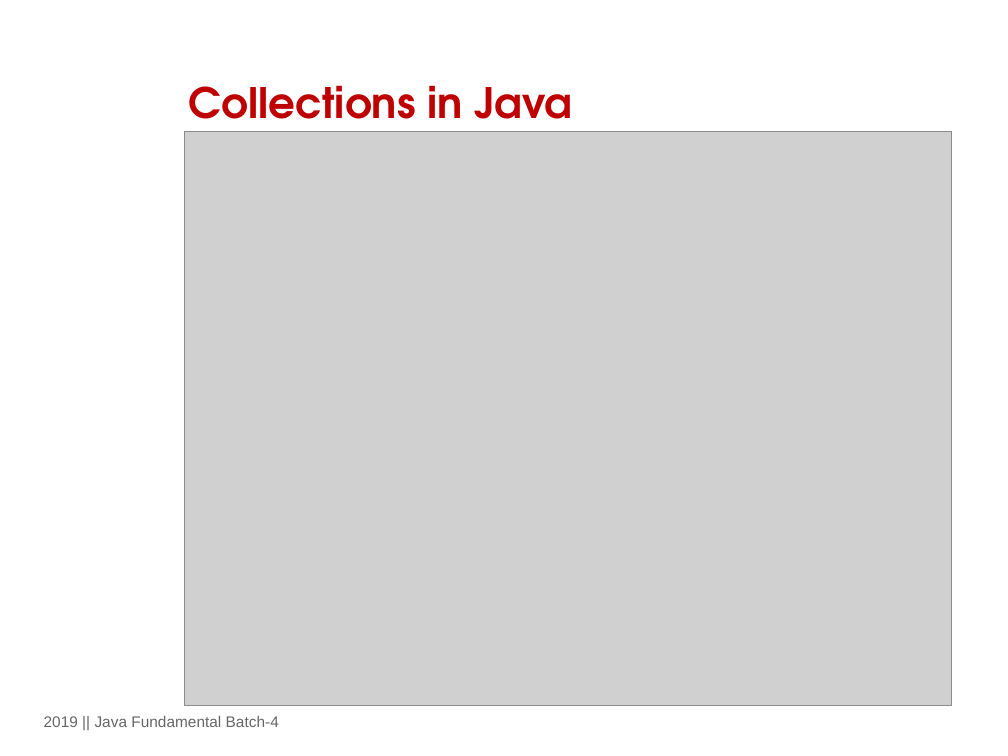
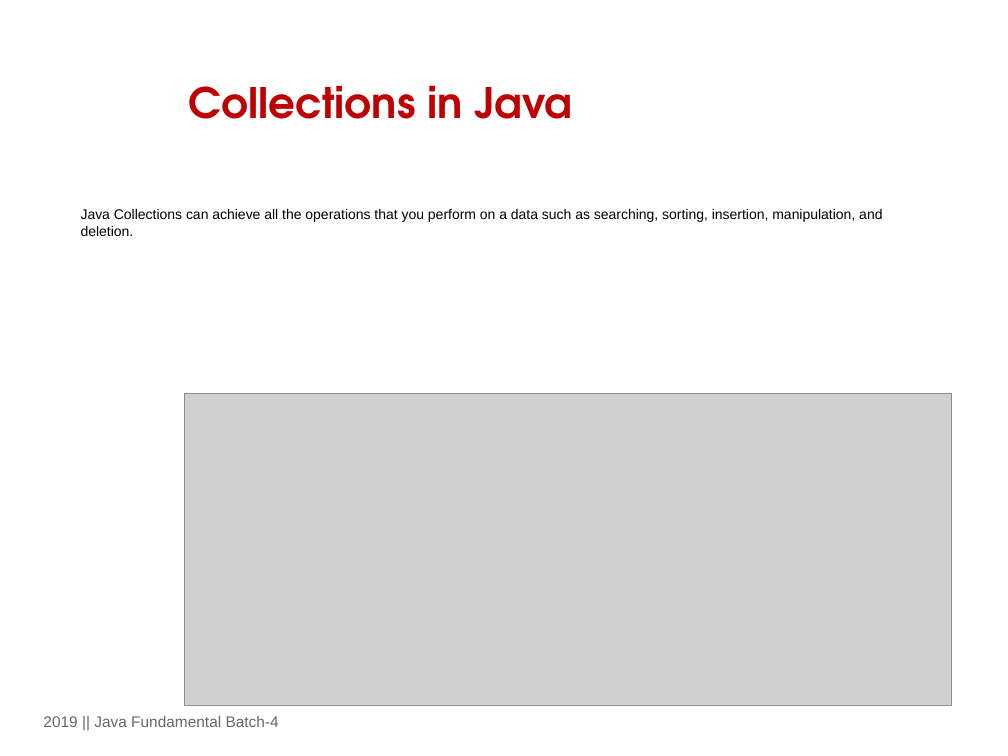
Before and after one commit to valentinusilalahi/java-training-DOKU, a slide deck: slide 2 of Java Collections.pptx. Drawn at 1008x756 pixels with LibreOffice and Linux fonts; fonts in the diff are those of the drawing; grey boxes stand for pictures; background and template pictures are left out. Boxes give left, top, right and bottom in pixels: in the first picture for what was removed or moved away, otherwise in the second. Text is boxed around its words. In the diff, an @@ line names an element or a change of style, - is before the commit and + after.

```diff
--- a/Java Collections.pptx
+++ b/Java Collections.pptx
@@ text added at (81,209,882,236), 10 pt, text #000000 @@
+Java Collections can achieve all the operations that you perform on a data such as searching, sorting, insertion, manipulation, and deletion.
@@ picture: place and size @@
-picture at (184,131,951,706)
+picture at (184,393,951,706)
```
Also in this commit, not shown: 2 other slides changed, 4 slides added, 5 slides removed, 12 other files.
